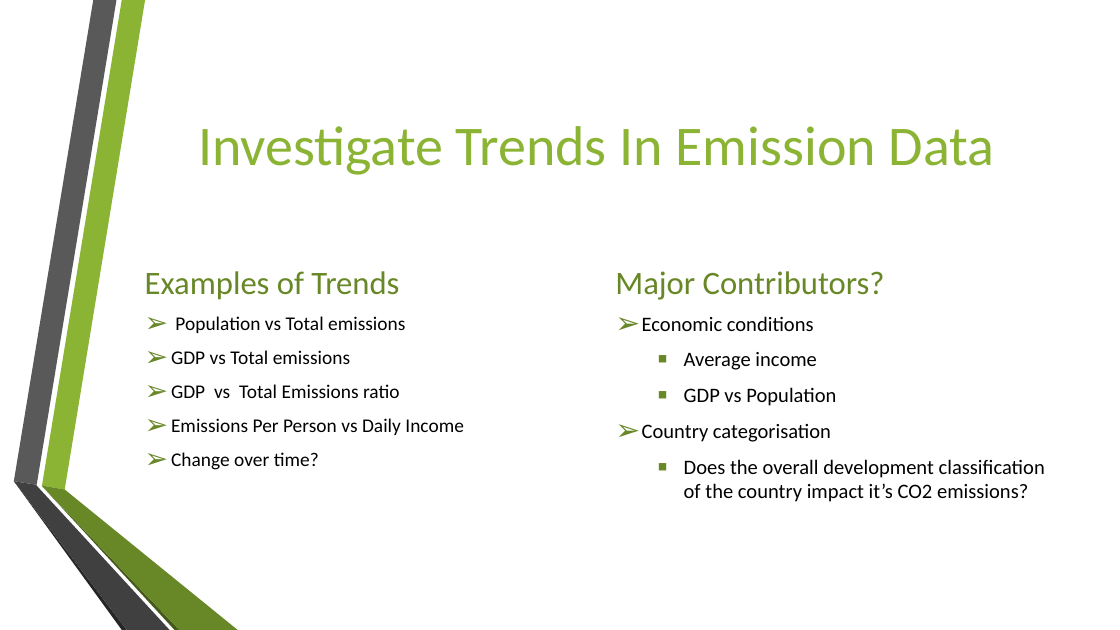
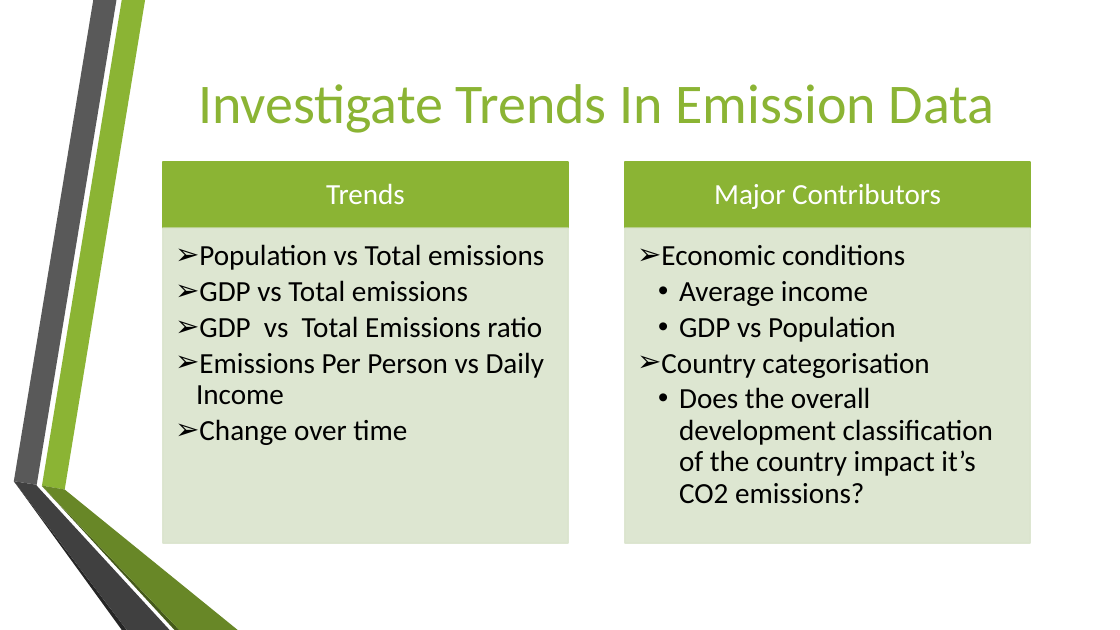
Before and after one commit to au-jr/Group-3-Project-3, a slide deck: slide 4 of Presentation.pptx. Drawn at 1120x630 pixels with LibreOffice and Linux fonts; fonts in the diff are those of the drawing; background and template pictures are left out. Boxes give left, top, right and bottom in pixels: in the first picture for what was removed or moved away, otherwise in the second. Text is boxed around its words. In the diff, an @@ line names an element or a change of style, - is before the commit and + after.

```diff
--- a/Presentation.pptx
+++ b/Presentation.pptx
@@ title "Investigate Trends In Emission Data": place and size @@
-title "Investigate Trends In Emission Data" at [198, 126, 995, 175]
+title "Investigate Trends In Emission Data" at [198, 84, 995, 133]
@@ text "Major Contributors" at [714, 183, 941, 209]: vertical alignment bottom to middle @@
@@ text at [714, 183, 941, 209]: text changed; size 28 to 25 pt; text colour #688727 to #FFFFFF @@
-Major Contributors?
+Major Contributors
@@ text "Population vs Total emissions": place and size @@
-text "Population vs Total emissions" at [171, 316, 464, 470]
+text "Population vs Total emissions" at [196, 244, 544, 445]
@@ text "Economic conditions": place and size @@
-text "Economic conditions" at [642, 316, 1045, 502]
+text "Economic conditions" at [661, 244, 993, 504]
@@ text "Economic conditions" at [661, 244, 993, 504]: size 17.6 to 25 pt; list level 1 to 2 in "Economic conditions"; line spacing 1 to 0.9; bullet ▪ to •; list level 2 to 3 in "Average income"; list level 2 to 3 in "GDP vs Population"; list level 1 to 2 in "Country categorisation"; list level 2 to 3 in "Does the overall development classification ..." @@
@@ group added at [163, 162, 1030, 543]: 4 rectangles, 1 text @@
+Trends
@@ text at [196, 244, 544, 405]: size 16.6 to 25 pt in "Population vs Total emissions", "GDP vs Total emissions", "GDP vs Total Emissions ratio", "Emissions Per Person vs Daily Income"; list level 1 to 2 in "Population vs Total emissions"; line spacing 1 to 0.9; list level 1 to 2 in "GDP vs Total emissions"; list level 1 to 2 in "GDP vs Total Emissions ratio"; list level 1 to 2 in "Emissions Per Person vs Daily ..." @@
@@ text removed at [145, 271, 399, 300] @@
-Examples of Trends
@@ text at [199, 419, 407, 445]: text changed; size 16.6 to 25 pt @@
-➢ Change over time?
+  ➢ Change over time
```
Also in this commit, not shown: 3 other slides changed, 2 slides added, 2 slides removed, 1 other file.
